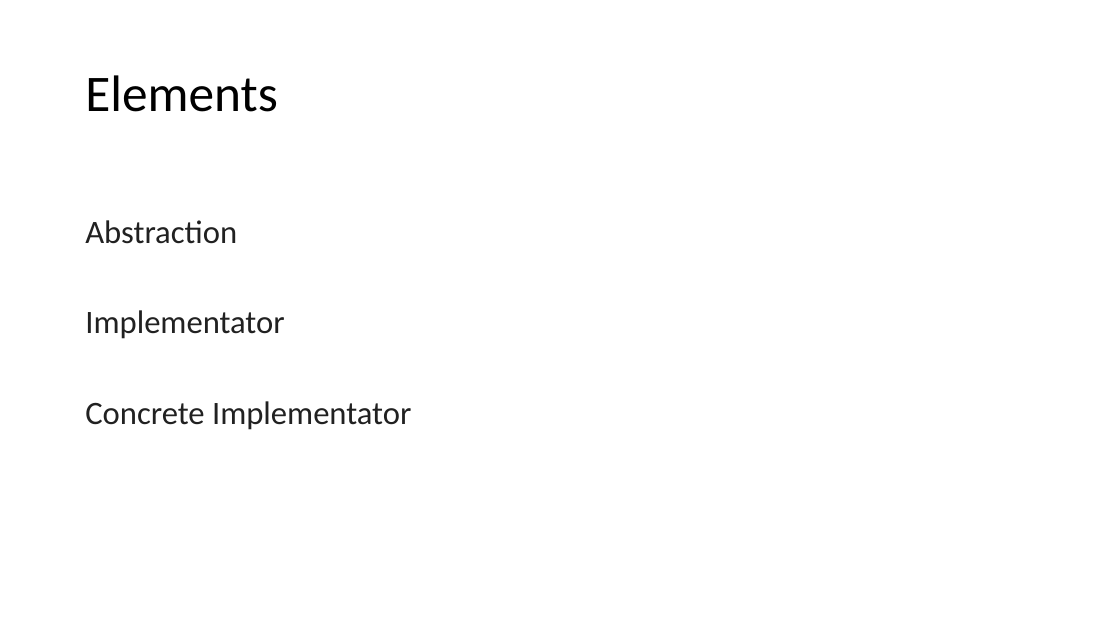
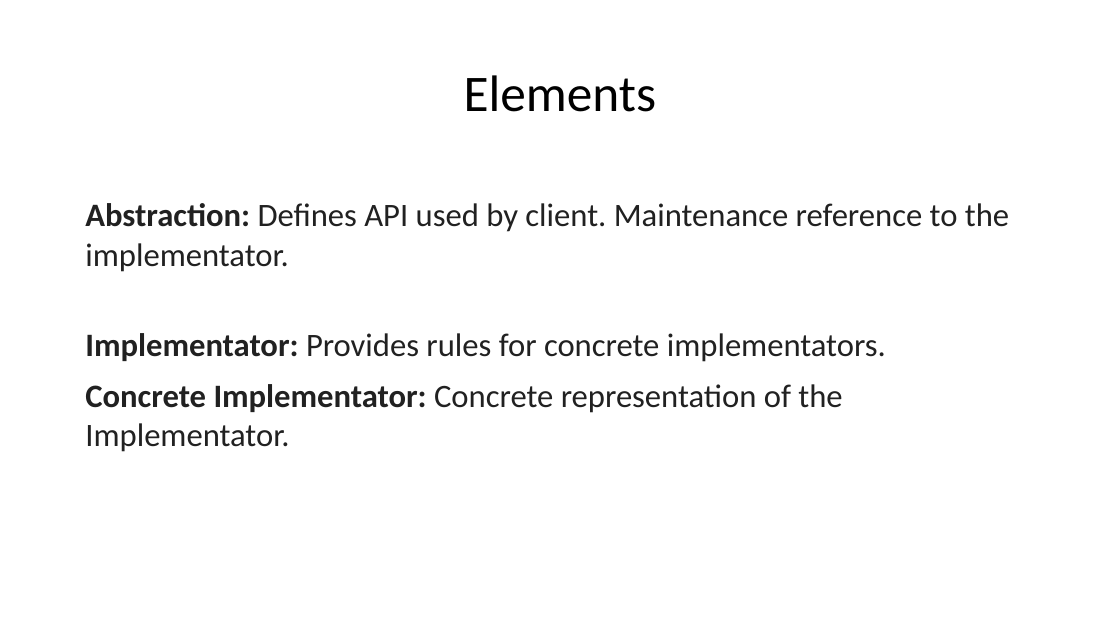
Before and after one commit to tomkasp/blog-posts, a slide deck: slide 4 of Prezentacja.pptx. Drawn at 1120x630 pixels with LibreOffice and Linux fonts; fonts in the diff are those of the drawing. Boxes give left, top, right and bottom in pixels: in the first picture for what was removed or moved away, otherwise in the second. Text is boxed around its words. In the diff, an @@ line names an element or a change of style, - is before the commit and + after.

```diff
--- a/Prezentacja.pptx
+++ b/Prezentacja.pptx
@@ title "Elements" at <box>464,75,657,112</box>: alignment left to centre @@
@@ text at <box>85,203,1009,452</box>: text changed @@
-Abstraction
-Implementator
-Concrete Implementator
+Abstraction: Defines API used by client. Maintenance reference to the implementator.
+Implementator: Provides rules for concrete implementators.
+Concrete Implementator: Concrete representation of the Implementator.
```
Also in this commit, not shown: 3 other slides changed, 1 slide added.
